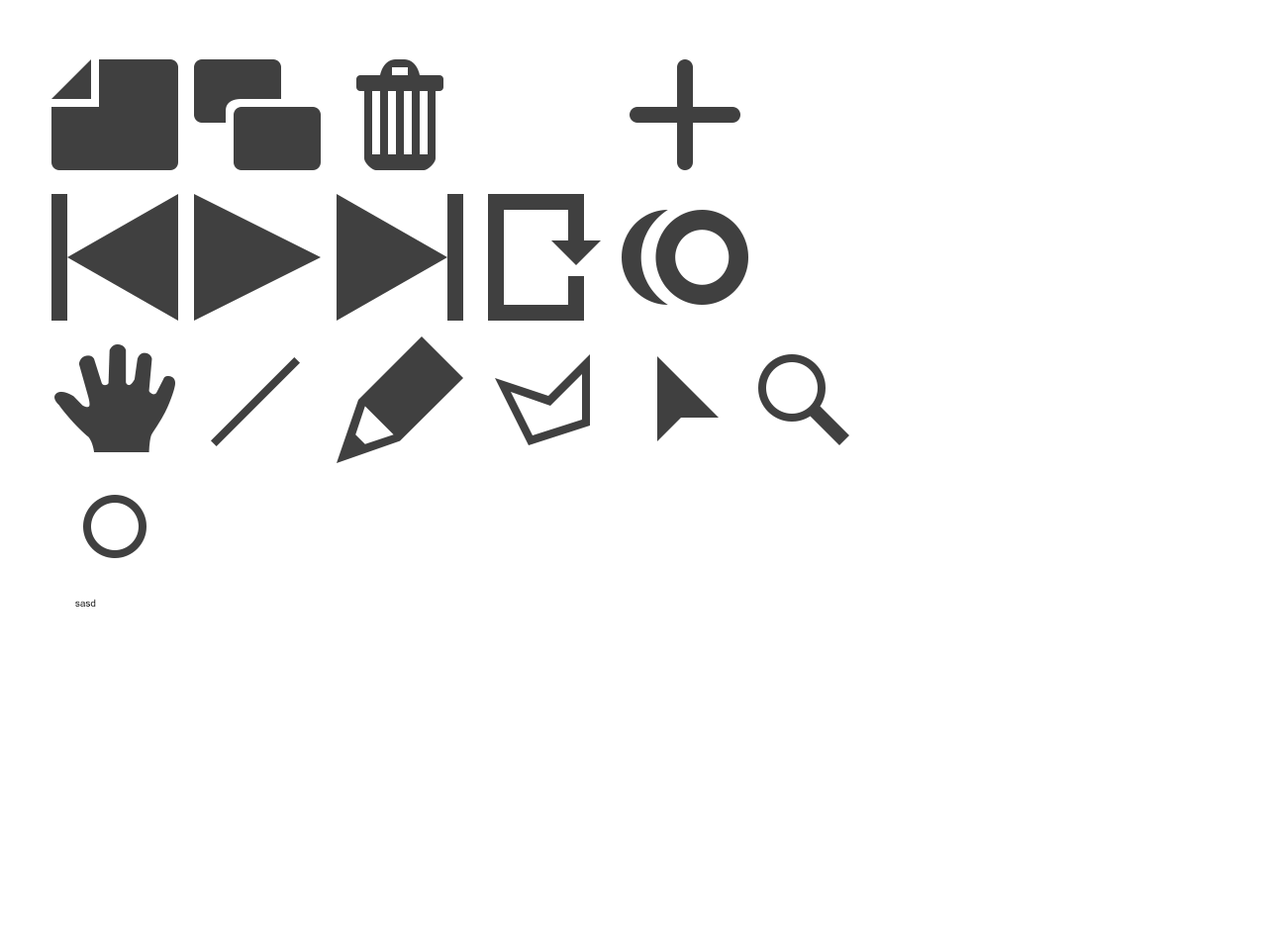
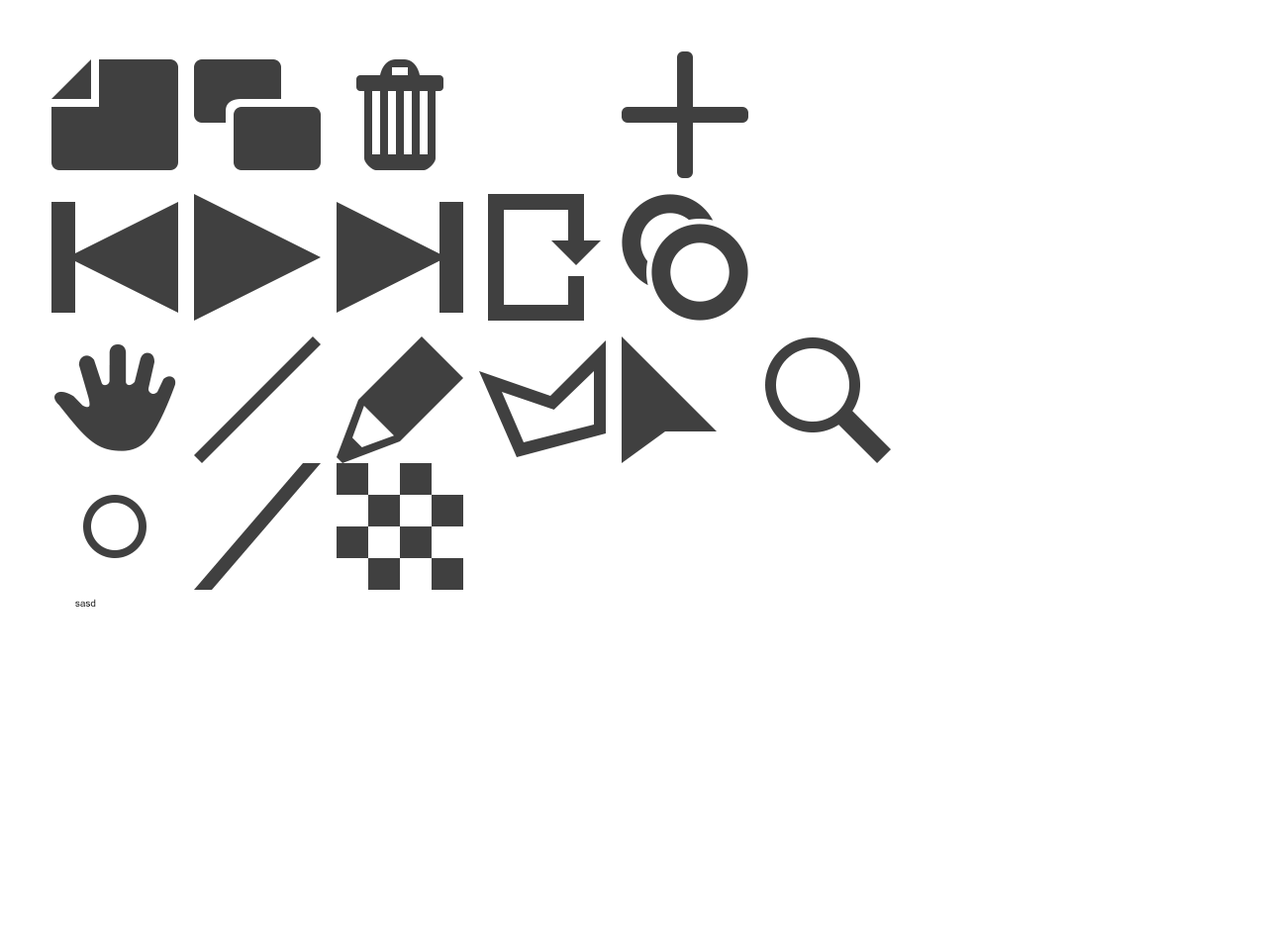
Before/after of a 1267×950 layered artwork. What changed in the layer stack:
added layer "checker" in group "misc" over left=336, top=463, right=464, bottom=590
added layer "slash" in group "misc" over left=193, top=463, right=321, bottom=590
renamed "plus@8" to "plus", painted on it over left=621, top=51, right=749, bottom=179
renamed "pointer@4" to "pointer", painted on it over left=621, top=336, right=719, bottom=464
renamed "polygon@4" to "polygon", painted on it over left=478, top=340, right=606, bottom=458
renamed "zoom@4" to "zoom", painted on it over left=758, top=337, right=891, bottom=464
painted on "pencil" over left=336, top=380, right=462, bottom=464
renamed "line@4" to "line", painted on it over left=193, top=336, right=321, bottom=464
painted on "hand" over left=59, top=344, right=177, bottom=453
painted on "first" over left=51, top=193, right=179, bottom=321
painted on "last" over left=336, top=193, right=464, bottom=321
removed layer "onion@8" from group "controls" over left=621, top=209, right=749, bottom=305
added layer "onion" in group "controls" over left=621, top=193, right=749, bottom=321
